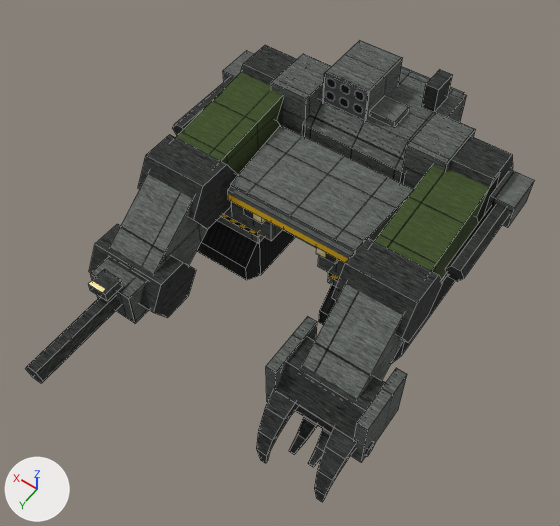
Renders of the Blender file tools/lowforge/models/badger.blend from each side of a commit.
Rendered twice from a camera (50 mm lens) standing at (-76.3, 143.9, 192.1) and looking at (-0.4, 37.5, 24.9). Lighting does not change. The marker at lower left points along +X, +Y and +Z. The older version comes first. Mesh edges are drawn as thin lines.

The scene before the commit, as lines of its bpy script (objects in view):
```python
me_cannon = bpy.data.meshes.new('cannon')
me_cannon.from_pydata(...)  # a 6-sided cylinder along y spanning x -46.6..-41.4, y -1.0..25.0, z 37.7..42.3
me_cannon.materials.append(mat_steel_dark)  # picture img_dark
me_cannon_001 = bpy.data.meshes.new('cannon.001')
me_cannon_001.from_pydata(...)  # a 6-sided cylinder along y spanning x 41.4..46.6, y -1.0..25.0, z 37.7..42.3
me_cannon_001.materials.append(mat_steel_dark)  # picture img_dark
me_cannon_mount = bpy.data.meshes.new('cannon_mount')
me_cannon_mount.from_pydata(...)  # a box spanning x -47.5..-40.5, y -12.0..0.0, z 36.0..44.0
me_cannon_mount.materials.append(mat_steel_plate)  # picture img_plate
me_cannon_mount_001 = bpy.data.meshes.new('cannon_mount.001')
me_cannon_mount_001.from_pydata(...)  # a box spanning x 40.5..47.5, y -12.0..0.0, z 36.0..44.0
me_cannon_mount_001.materials.append(mat_steel_plate)  # picture img_plate
me_exhaust = bpy.data.meshes.new('exhaust')
me_exhaust.from_pydata(...)  # a box spanning x -14.0..-10.0, y -26.0..-18.0, z 46.0..54.0
me_exhaust.materials.append(mat_steel_dark)  # picture img_dark
ob_cannon = bpy.data.objects.new('cannon', me_cannon)
ob_cannon.location = (0.0, 0.0, 0.0)
ob_cannon_001 = bpy.data.objects.new('cannon.001', me_cannon_001)
ob_cannon_001.location = (0.0, 0.0, 0.0)
ob_cannon_mount = bpy.data.objects.new('cannon_mount', me_cannon_mount)
ob_cannon_mount.location = (0.0, 0.0, 0.0)
ob_cannon_mount_001 = bpy.data.objects.new('cannon_mount.001', me_cannon_mount_001)
ob_cannon_mount_001.location = (0.0, 0.0, 0.0)
ob_exhaust = bpy.data.objects.new('exhaust', me_exhaust)
ob_exhaust.location = (0.0, 0.0, 0.0)
# also in view: 'hinge.001' at (32.0, -6.0, 40.0); 'tread.001' at (25.0, 0.0, 9.5); 'barrel' at (32.0, 84.4, 19.2); 'cuff.001' at (22.0, -6.0, 40.0); 'missile_face' at (7.0, -4.1, 49.0)
```
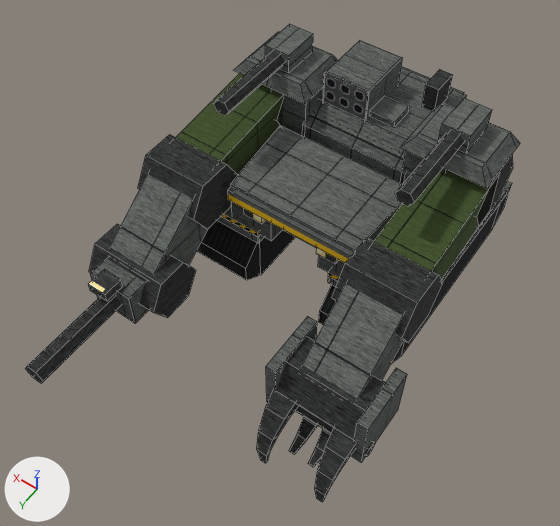
Location of each change, (x1, y1, x2, y2) in pixels of the pictures (560 x 526 px):
```json
{"object": "pauldron", "change": "added", "after": [400, 104, 520, 188]}
{"object": "cannon", "change": "moved", "before": [445, 204, 508, 282], "after": [395, 130, 463, 207]}
{"object": "cannon_mount", "change": "moved, rescaled", "before": [484, 169, 534, 228], "after": [438, 98, 492, 153], "on screen": "8% wider, 7% shorter"}
{"object": "pauldron.001", "change": "added", "after": [234, 31, 338, 104]}
{"object": "cannon.001", "change": "moved", "before": [172, 78, 232, 136], "after": [213, 51, 284, 116]}
{"object": "cannon_mount.001", "change": "moved, rescaled", "before": [223, 51, 254, 82], "after": [265, 24, 313, 73]}
{"object": "cuff", "change": "unchanged, covered by the edit", "before": [400, 112, 476, 189], "after": [400, 151, 446, 183]}
{"object": "cuff.001", "change": "unchanged, covered by the edit", "before": [271, 54, 332, 137], "after": [271, 86, 324, 137]}
{"object": "hinge", "change": "unchanged, covered by the edit", "before": [448, 136, 513, 223], "after": [477, 155, 513, 228]}
{"object": "hinge.001", "change": "unchanged, covered by the edit", "before": [241, 45, 297, 126], "after": [277, 102, 283, 126]}
```

Edits to the scene script, one JSON object a line:
```json
{"block": "me_cannon_mount", "where": "# used by ob_cannon_mount; location = (0.0, 0.0, 0.0)"}
{"op": "remove", "block": "me_cannon_mount", "code": "me_cannon_mount.from_pydata(...)  # 8 vertices, 6 faces; spans x -47.5..-40.5, y -12.0..0.0, z 36.0..44.0"}
{"op": "add", "block": "me_cannon_mount", "code": "me_cannon_mount.from_pydata(...)  # 8 vertices, 6 faces; spans x -31.5..-23.5, y -12.0..0.0, z 54.0..60.0"}
{"block": "me_cannon_mount", "change": "me_cannon_mount part 1: the whole mesh is scaled about its middle by (1.14, 1, 0.75), then moved by (16.5, 0.0, 17.0)"}
{"block": "me_cannon", "where": "# used by ob_cannon; location = (0.0, 0.0, 0.0)"}
{"op": "remove", "block": "me_cannon", "code": "me_cannon.from_pydata(...)  # 12 vertices, 8 faces; spans x -46.6..-41.4, y -1.0..25.0, z 37.7..42.3"}
{"op": "add", "block": "me_cannon", "code": "me_cannon.from_pydata(...)  # 12 vertices, 8 faces; spans x -30.1..-24.9, y -1.0..25.0, z 54.7..59.3"}
{"block": "me_cannon", "change": "me_cannon part 2: the whole mesh is moved by (16.5, 0.0, 17.0)"}
{"block": "me_cannon_mount_001", "where": "# used by ob_cannon_mount_001; location = (0.0, 0.0, 0.0)"}
{"op": "remove", "block": "me_cannon_mount_001", "code": "me_cannon_mount_001.from_pydata(...)  # 8 vertices, 6 faces; spans x 40.5..47.5, y -12.0..0.0, z 36.0..44.0"}
{"op": "add", "block": "me_cannon_mount_001", "code": "me_cannon_mount_001.from_pydata(...)  # 8 vertices, 6 faces; spans x 23.5..31.5, y -12.0..0.0, z 54.0..60.0"}
{"block": "me_cannon_mount_001", "change": "me_cannon_mount_001 part 3: the whole mesh is scaled about its middle by (1.14, 1, 0.75), then moved by (-16.5, 0.0, 17.0)"}
{"block": "me_cannon_001", "where": "# used by ob_cannon_001; location = (0.0, 0.0, 0.0)"}
{"op": "remove", "block": "me_cannon_001", "code": "me_cannon_001.from_pydata(...)  # 12 vertices, 8 faces; spans x 41.4..46.6, y -1.0..25.0, z 37.7..42.3"}
{"op": "add", "block": "me_cannon_001", "code": "me_cannon_001.from_pydata(...)  # 12 vertices, 8 faces; spans x 24.9..30.1, y -1.0..25.0, z 54.7..59.3"}
{"block": "me_cannon_001", "change": "me_cannon_001 part 4: the whole mesh is moved by (-16.5, 0.0, 17.0)"}
{"op": "add", "block": "me_pauldron_001", "code": ["me_pauldron_001 = bpy.data.meshes.new('pauldron.001')", "me_pauldron_001.from_pydata(...)  # 8 vertices, 6 faces; spans x 15.0..40.0, y -16.0..4.0, z 50.0..54.0", "me_pauldron_001.materials.append(mat_steel_plate)  # picture img_plate"]}
{"op": "add", "block": "me_pauldron", "code": ["me_pauldron = bpy.data.meshes.new('pauldron')", "me_pauldron.from_pydata(...)  # 8 vertices, 6 faces; spans x -40.0..-15.0, y -16.0..4.0, z 50.0..54.0", "me_pauldron.materials.append(mat_steel_plate)  # picture img_plate"]}
{"op": "add", "block": "ob_pauldron_001", "code": ["ob_pauldron_001 = bpy.data.objects.new('pauldron.001', me_pauldron_001)", "ob_pauldron_001.location = (0.0, 0.0, 0.0)"]}
{"op": "add", "block": "ob_pauldron", "code": ["ob_pauldron = bpy.data.objects.new('pauldron', me_pauldron)", "ob_pauldron.location = (0.0, 0.0, 0.0)"]}
```
